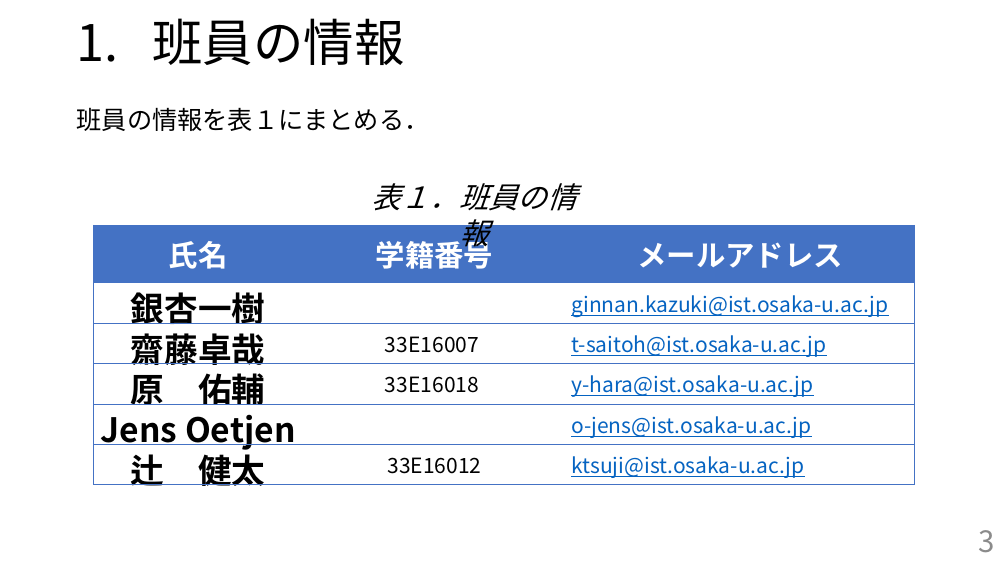
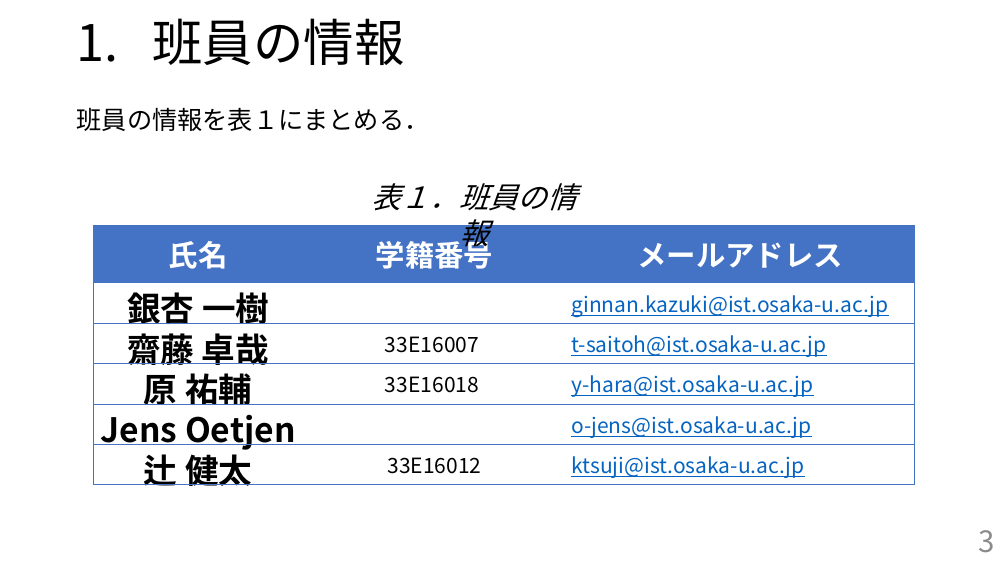
Before and after one commit to handai-trema/IaaS-team-1, a slide deck: slide 3 of FinalReport_team1.pptx. Drawn at 1008x567 pixels with LibreOffice and Linux fonts; fonts in the diff are those of the drawing. Boxes give left, top, right and bottom in pixels: in the first picture for what was removed or moved away, otherwise in the second. Text is boxed around its words. In the diff, an @@ line names an element or a change of style, - is before the commit and + after.

```diff
--- a/FinalReport_team1.pptx
+++ b/FinalReport_team1.pptx
@@ table at [93, 225, 914, 490] @@
-row 2, column 1: 銀杏一樹
+row 2, column 1: 銀杏 一樹
-row 3, column 1: 齋藤卓哉
+row 3, column 1: 齋藤 卓哉
-row 4, column 1: 原 佑輔
+row 4, column 1: 原 祐輔
```
Also in this commit, not shown: 3 other slides changed, 1 slide added.
